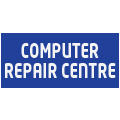
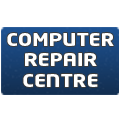
Two versions of the same layered image (120px x 120px). Layer-by-layer changes:
removed group "Computer Repair Centre" (2 layers) over [5,43,116,78]
removed layer "COMPUTER" from group "Computer Repair Centre" over [21,43,99,58]
removed layer "REPAIR CENTRE" from group "Computer Repair Centre" over [5,63,116,78]
removed layer "Background" over [1,33,119,88]
added group "Group 1" with 4 layers above "Whitw" over [1,27,119,95]
added layer "COMPUTER REPAIR CENTRE" in group "Group 1" over [7,33,114,87]
added layer "Stars" (screen, 50%) in group "Group 1" over [1,27,119,95]
added layer "Rectangle 1" in group "Group 1" over [1,27,119,95]